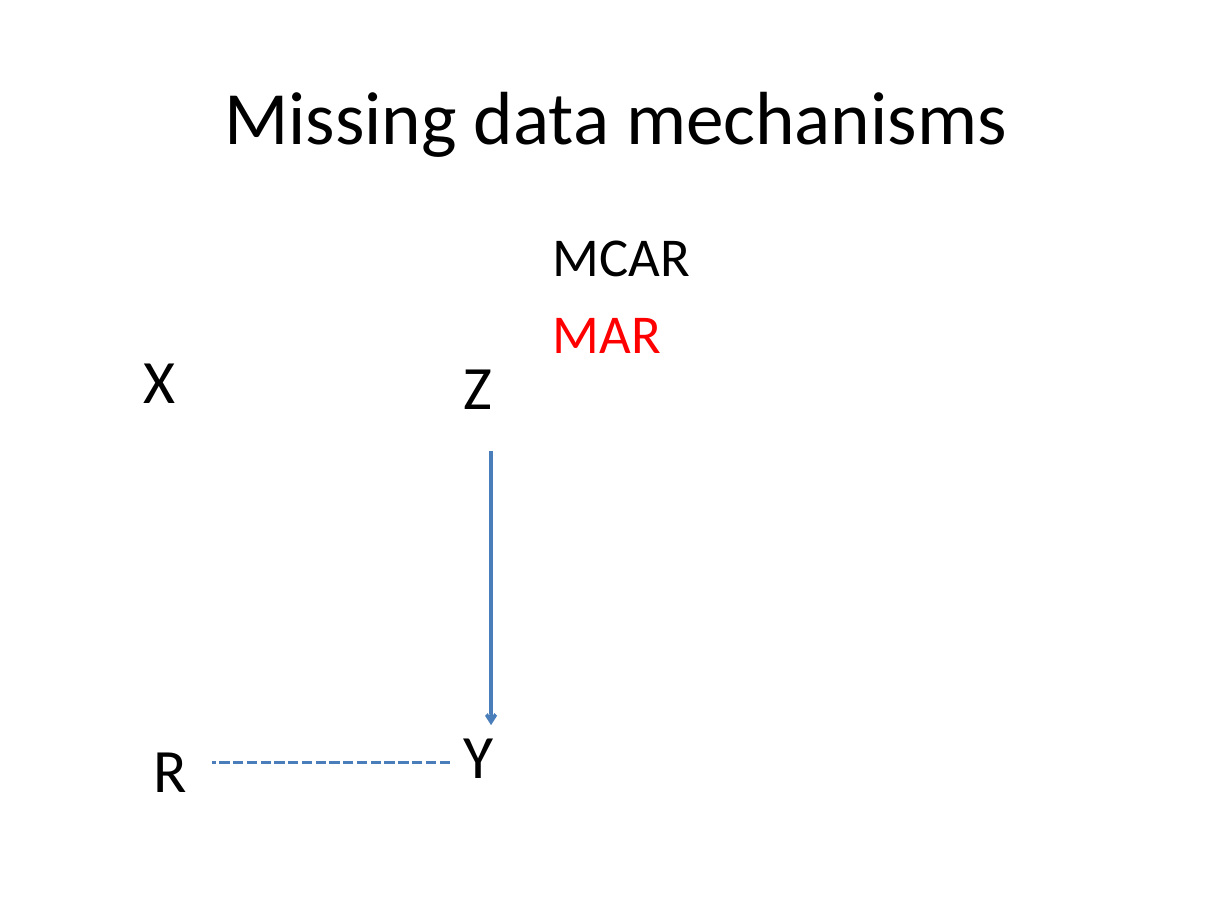
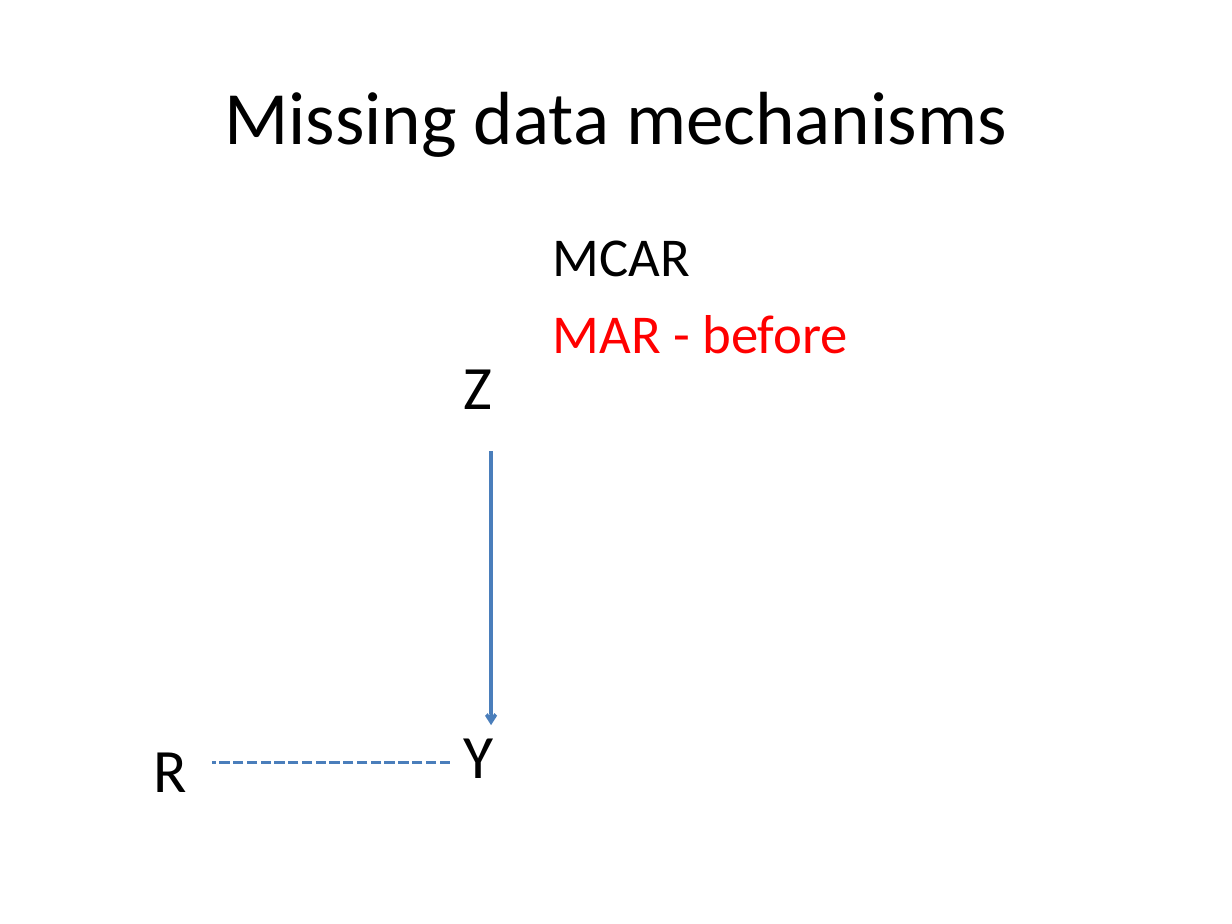
Before and after one commit to peterlugtig/peterlugtig.github.io, a slide deck: slide 17 of static/files/SDA/week9/lecture_week_9.pptx (slide 16 before the commit). Drawn at 1232x924 pixels with LibreOffice and Linux fonts; fonts in the diff are those of the drawing. Boxes give left, top, right and bottom in pixels: in the first picture for what was removed or moved away, otherwise in the second. Text is boxed around its words. In the diff, an @@ line names an element or a change of style, - is before the commit and + after.

```diff
--- a/static/files/SDA/week9/lecture_week_9.pptx
+++ b/static/files/SDA/week9/lecture_week_9.pptx
@@ text at [553, 315, 848, 354]: text changed @@
-MAR
+MAR - before
@@ text removed at [143, 363, 175, 403] @@
-X
```
Also in this commit, not shown: 8 other slides changed, 4 slides added, 18 slides removed, 23 other files.
